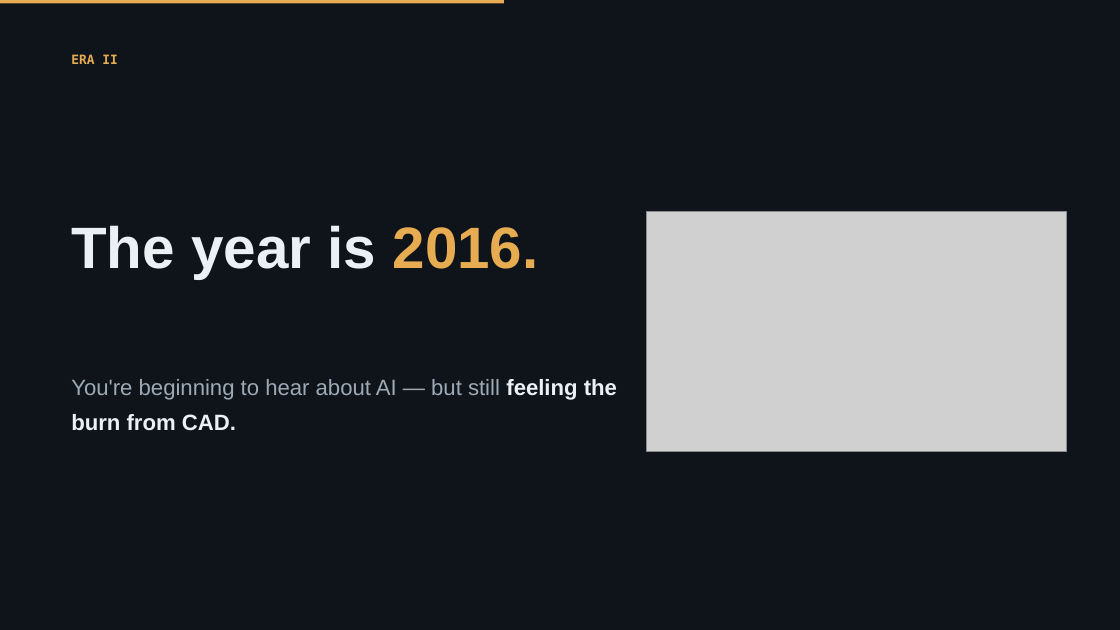
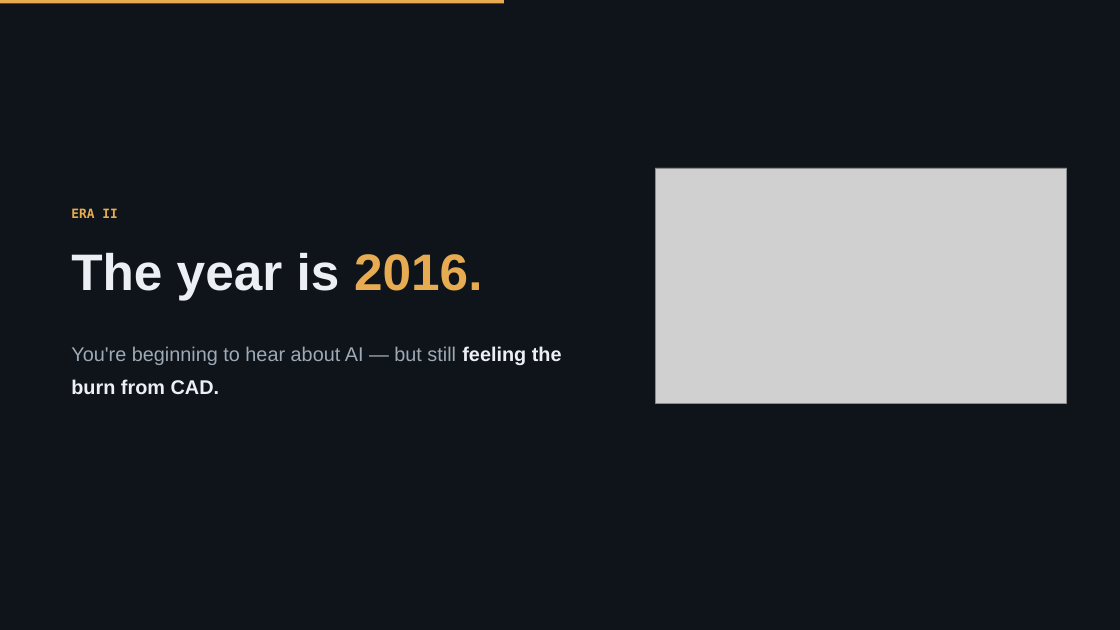
Before and after one commit to Emory-HITI/Mammo, a slide deck: slide 1 of keynote-iwbi-2026/pptx/sections/IWBI2026_Trivedi_02_EraII.pptx. Drawn at 1120x630 pixels with LibreOffice and Linux fonts; fonts in the diff are those of the drawing; grey boxes stand for pictures; background and template pictures are left out. Boxes give left, top, right and bottom in pixels: in the first picture for what was removed or moved away, otherwise in the second. Text is boxed around its words. In the diff, an @@ line names an element or a change of style, - is before the commit and + after.

```diff
--- a/keynote-iwbi-2026/pptx/sections/IWBI2026_Trivedi_02_EraII.pptx
+++ b/keynote-iwbi-2026/pptx/sections/IWBI2026_Trivedi_02_EraII.pptx
@@ picture: place and size @@
-picture at bbox=[647, 212, 1067, 452]
+picture at bbox=[655, 168, 1067, 403]
@@ text "ERA II": place and size @@
-text "ERA II" at bbox=[71, 54, 117, 64]
+text "ERA II" at bbox=[71, 208, 117, 218]
@@ text "The year is 2016.": place and size @@
-text "The year is 2016." at bbox=[71, 225, 539, 279]
+text "The year is 2016." at bbox=[71, 252, 482, 300]
@@ text "The year is 2016." at bbox=[71, 252, 482, 300]: size 50 to 44 pt @@
@@ text "You're beginning to hear about ...": place and size @@
-text "You're beginning to hear about ..." at bbox=[71, 379, 617, 431]
+text "You're beginning to hear about ..." at bbox=[71, 346, 562, 394]
@@ text "You're beginning to hear about ..." at bbox=[71, 346, 562, 394]: size 19 to 17 pt; line spacing 1.3 to 1.4 @@
```
Also in this commit, not shown: 3 other files.
